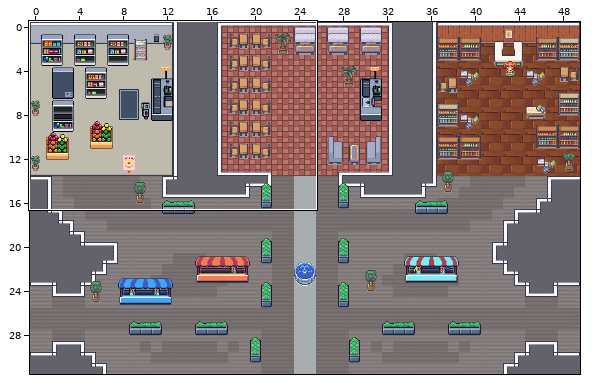
An edit to a level. Tiled map (JSON), public/assets/img/map/blokM/blokM.tmj. Above, an overview of the earlier version with the close-up marked.
Close-up. First the earlier version:
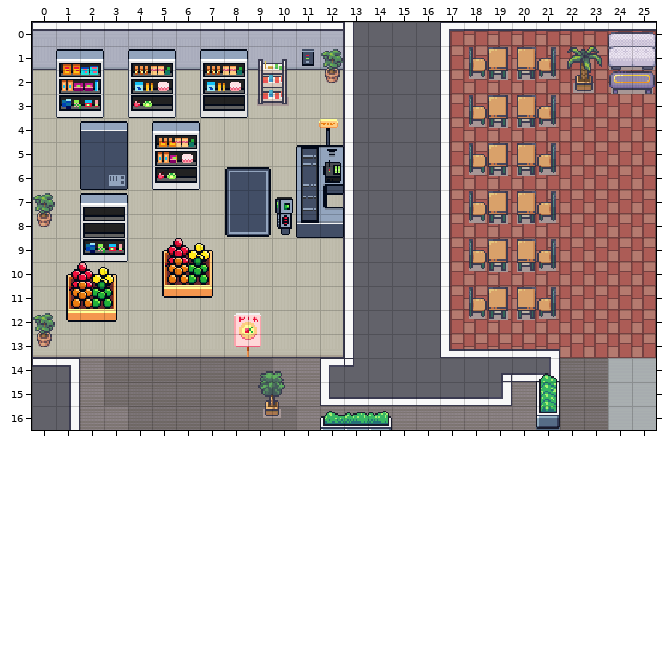
Cells are 16x16 px. Shown: x 0..25, y 0..16. The commit also changed other parts of the map, which this record leaves out.
The same view after the edit:
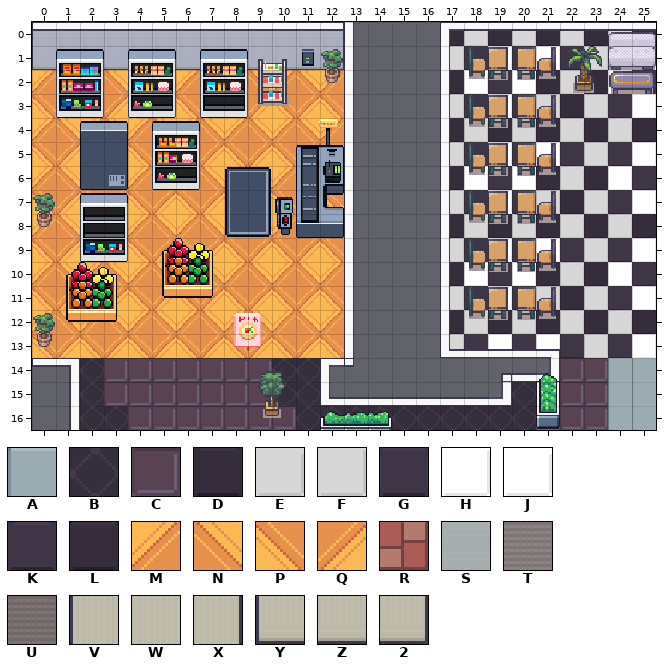
Key: from "Floor1BlokM": A 256, B 707, C 885; from "Floor2BlokM": D 148, E 149, F 170, G 171, H 172, J 193, K 194, L 219, M 304, N 305, P 326, Q 327; from "tileBlokM": R 114, S 216, T 219, U 220, V 327, W 328, X 329, Y 340, Z 341, 2 342.
_ is an empty cell, # one hidden under a higher layer, . an unchanged one.
The exact change:
--- layer "Ground"
@@ x 0..25 @@
- 0 .................RRRRRRRRR
- 1 .................RRRRRRR..
- 2 #..W..W..WWW#....RRRRRRRRR
- 3 #..W..W..WWW#....RRRRRRRRR
- 4 #WWWWWWWWWWW#....RRRRRRRRR
- 5 #W..W..WWWWW#....RRRRRRRRR
- 6 #W..W..WWWW......RRRRRRRRR
- 7 #WWWWWWWWWW.#....RRRRRRRRR
- 8 #W..WWWWWWW......RRRRRRRRR
- 9 #W..WWWWWWWW#....RRRRRRRRR
-10 #WWWWW.WWWWW#....RRRRRRRRR
-11 #W.WWWWWWWWW#....RRRRRRRRR
-12 #WWWWWWWWWWW#....RRRRRRRRR
-13 #############....RRRRRRRRR
-14 ..TUUUUUUUTT..........UUSS
-15 ..TUUUUUUUTT........T.UUSS
-16 ..TTUUUUUUUTTTTTTTTTT.UUSS
+ 0 .................DEDEDEDED
+ 1 .................FGHGHGF..
+ 2 M..N..M..NMNM....DJKJDEDJK
+ 3 P..Q..P..QPQP....FGHGFLFGH
+ 4 MNMNMNMNMNMNM....DEDEDEDED
+ 5 PQ..P..QPQPQP....FGHGHGFGH
+ 6 MN..M..NMNM......DJKJDEDJK
+ 7 PQPQPQPQPQP.P....FGHGFLFGH
+ 8 MN..MNMNMNM......DEDEDEDED
+ 9 PQ..PQPQPQPQP....FGHGHGFGH
+10 MNMNMN.NMNMNM....DJKJDEDJK
+11 PQ.QPQPQPQPQP....FGHGFLFGH
+12 MNMNMNMNMNMNM....DEDEDEDED
+13 PQPQPQPQPQPQP....FGHGHGFGH
+14 ..BCCCCCCCBB..........CCAA
+15 ..BCCCCCCCBB........B.CCAA
+16 ..BBCCCCCCCBBBBBBBBBB.CCAA
--- layer "Wall"
@@ x 0..12 @@
- 2 V...........X
- 3 V...........X
- 4 V...........X
- 5 V...........X
- 6 V............
- 7 V...........X
- 8 V............
- 9 V...........X
-10 V...........X
-11 V...........X
-12 V...........X
-13 YZZZZZZZZZZZ2
+ 2 _..........._
+ 3 _..........._
+ 4 _..........._
+ 5 _..........._
+ 6 _............
+ 7 _..........._
+ 8 _............
+ 9 _..........._
+10 _..........._
+11 _..........._
+12 _..........._
+13 _____________
